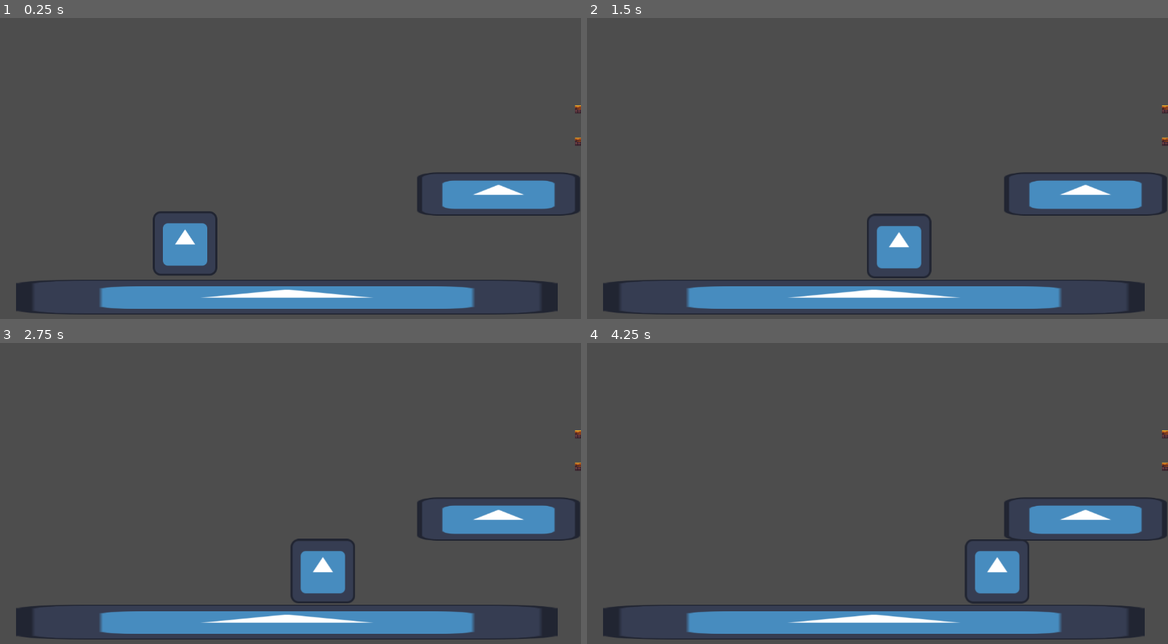
Above: before the commit, frames 1-4 (two rows, left to right).
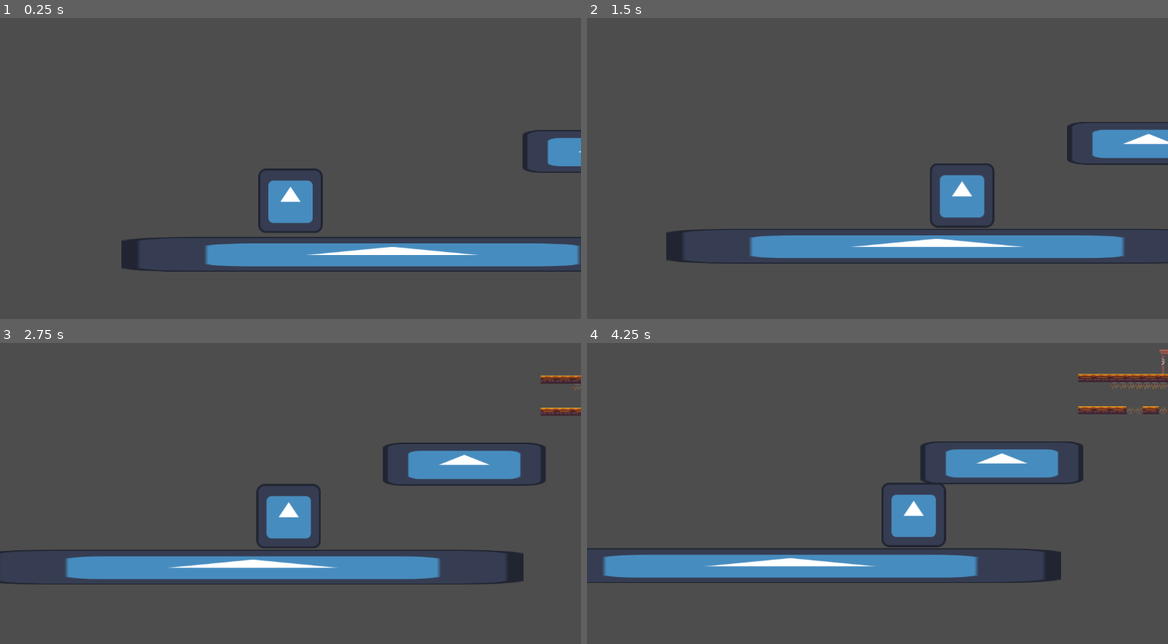
Above: after the commit, the same moments.

Repository: The-E21/TempleExploreDurhack24
Game: Godot game, scene res://Scenes/temple_scene.tscn
The game is run twice, just before and just after one commit, with the same random seed, the same clock (stepped at 60 frames per second) and the same inputs. The engine's default icon, where the game draws it, is replaced by a stand-in: a white triangle on a blue panel in a dark square.
Inputs:
- Up to frame 1 (0.25 s): no input
- Up to frame 2 (1.5 s): hold Right (ui_right) from 0.53 s (still down); tap Space (jump) at 0.77 s
- Up to frame 3 (2.75 s): tap Space (jump) at 1.52 s; release Right (ui_right) at 2.03 s; hold Left (ui_left) from 2.03 s (still down)
- Up to frame 4 (4.25 s): release Left (ui_left) at 2.78 s; hold Right (ui_right) from 2.78 s (still down); tap Space (jump) at 3.02, 3.77 s

The runs differ from the first frame. In frame 1, 18% of the frame differs, in the area x 2-100%, y 28-99%; in frame 2, 18%; in frame 3, 19%; in frame 4, 21%, in the area x 0-100%, y 2-99%.

Commit message:
added camera node and added smoothing

Diff:
--- a/Scenes/temple_scene.tscn
+++ b/Scenes/temple_scene.tscn
@@ -193,6 +193,13 @@
 [node name="Player" parent="." instance=ExtResource("2_ld67o")]
 position = Vector2(367, 466)
 
+[node name="Camera2D" type="Camera2D" parent="Player"]
+offset = Vector2(0, -60)
+position_smoothing_enabled = true
+position_smoothing_speed = 1.0
+rotation_smoothing_enabled = true
+rotation_smoothing_speed = 1.0
+
 [node name="TileMapLayer" type="TileMapLayer" parent="."]
 position = Vector2(4, 0)
 tile_map_data = PackedByteArray("AABVABAAAAACAAEAAABVAA8AAAACAAEAAABQAA4AAAAGAAAAAABRAA4AAAAFAAAAAABSAA4AAAAGAAAAAABTAA …(800 unchanged characters)…
